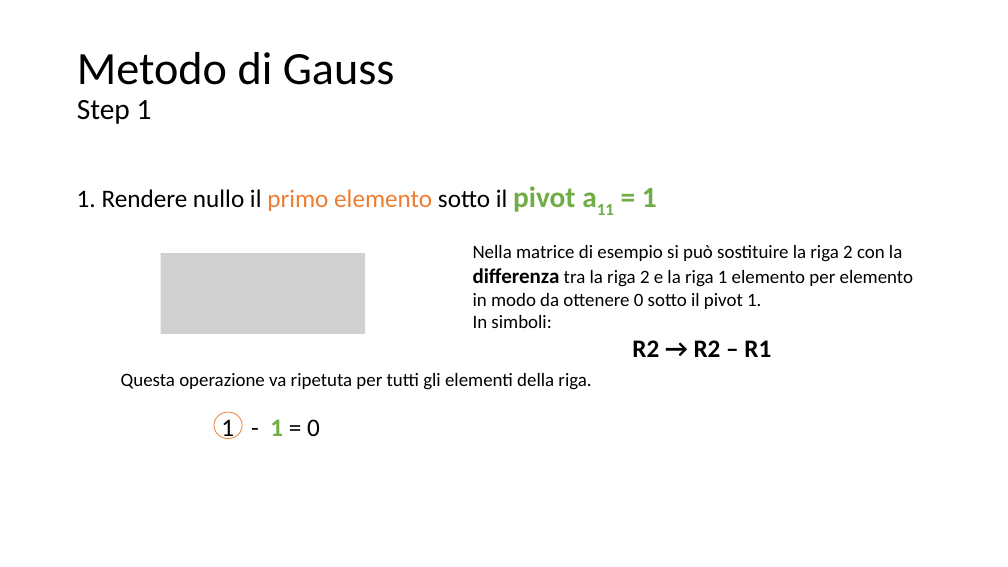
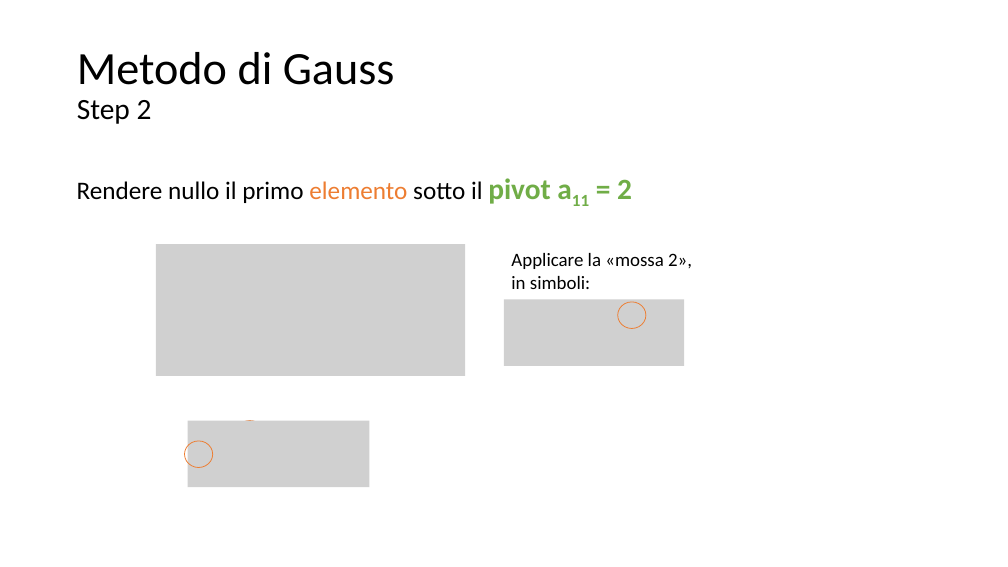
Before and after one commit to matteodelv/GaussLinearSystems, a slide deck: slide 24 of Presentazione.pptx (slide 18 before the commit). Drawn at 1008x567 pixels with LibreOffice and Linux fonts; fonts in the diff are those of the drawing; grey boxes stand for pictures. Boxes give left, top, right and bottom in pixels: in the first picture for what was removed or moved away, otherwise in the second. Text is boxed around its words. In the diff, an @@ line names an element or a change of style, - is before the commit and + after.

Commit message:
Presentazione aggiornata - aggiunta della generalizzazione con gamma e aggiornamento parziale dell'esempio

```diff
--- a/Presentazione.pptx
+++ b/Presentazione.pptx
@@ title at (77, 52, 395, 124): text changed @@
-Metodo di Gauss
-Step 1
+Metodo di Gauss
+Step 2
@@ text at (77, 178, 632, 204): text changed @@
-1. Rendere nullo il primo elemento sotto il pivot a11 = 1
+Rendere nullo il primo elemento sotto il pivot a11 = 2
@@ picture added at (156, 244, 465, 376) @@
@@ picture removed at (160, 253, 365, 334) @@
@@ text at (511, 253, 692, 289): text changed @@
-Nella matrice di esempio si può sostituire la riga 2 con la differenza tra la riga 2 e la riga 1 elemento per elemento in modo da ottenere 0 sotto il pivot 1.
-In simboli:
-R2 → R2 – R1
+Applicare la «mossa 2»,
+in simboli:
@@ picture added at (504, 299, 684, 366) @@
@@ ellipse added at (618, 302, 646, 328), outline #ED7D31 0.75 pt @@
@@ text removed at (121, 373, 591, 390) @@
-Questa operazione va ripetuta per tutti gli elementi della riga.
@@ text removed at (221, 419, 320, 439) @@
-1 - 1 = 0
@@ ellipse added at (185, 441, 212, 467), outline #ED7D31 0.75 pt @@
@@ picture added at (188, 420, 369, 487) @@
@@ ellipse: place and size @@
-ellipse at (214, 412, 242, 439)
+ellipse at (236, 420, 264, 447)
```
Also in this commit, not shown: 12 other slides changed, 18 slides added, 14 slides removed.
